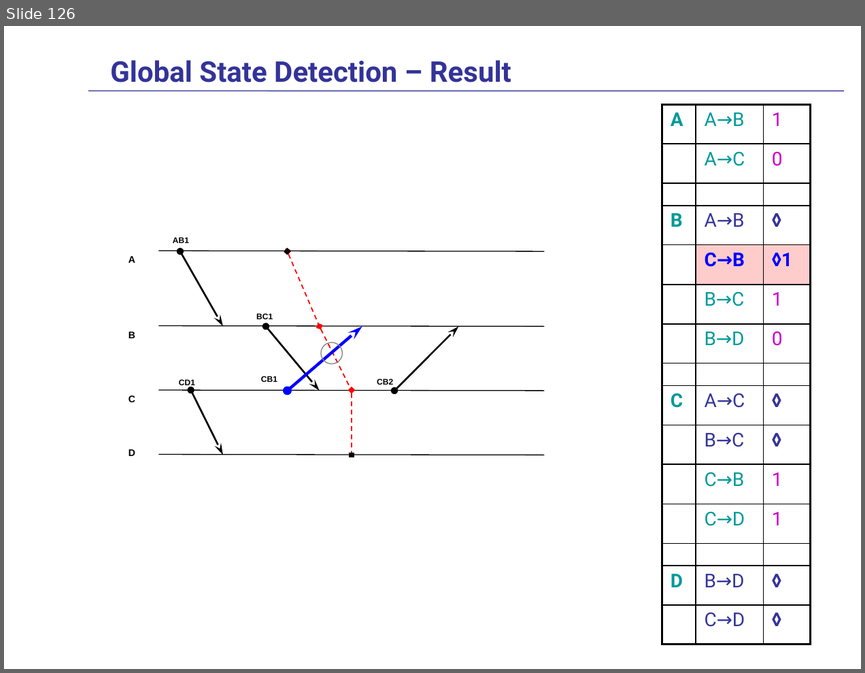
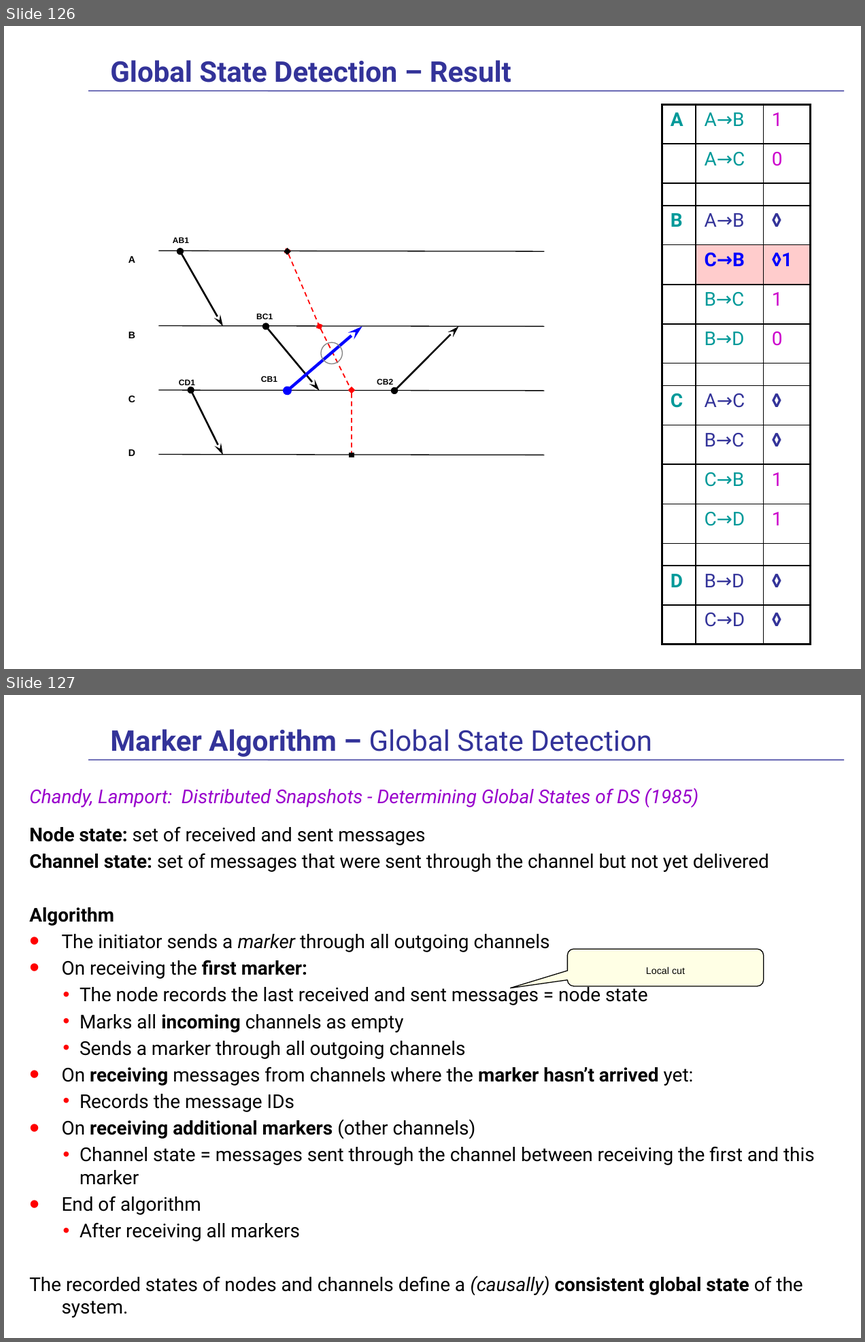
Before and after one commit to fan1x/fan1x.github.io, a slide deck: data/2025-26/pds/PDS-en.pptx. Shown one above the other, each under a label of ours: slide 126 before the commit, slides 126 and 127 after it. The pictures are 865x673 and 865x1342 pixels, drawn with LibreOffice and Linux fonts; fonts in the diff are those of the drawing. Boxes give left, top, right and bottom in pixels: in the first picture for what was removed or moved away, otherwise in the second. Text is boxed around its words. In the diff, an @@ line names an element or a change of style, - is before the commit and + after.

```diff
--- a/data/2025-26/pds/PDS-en.pptx
+++ b/data/2025-26/pds/PDS-en.pptx
@@ slide 127 added at (4, 695, 861, 1338), background #FFFFFF; not listed: 2 template elements that a slide beside it also shows @@
@@ title added at (110, 729, 652, 757), 24 pt, text #333399 @@
+Marker Algorithm – Global State Detection
@@ text added at (29, 787, 815, 1317), 16 pt, text #000000 @@
+Chandy, Lamport: Distributed Snapshots - Determining Global States of DS (1985)
+Node state: set of received and sent messages
+Channel state: set of messages that were sent through the channel but not yet delivered
+Algorithm
+• The initiator sends a marker through all outgoing channels
+• On receiving the first marker:
+  • The node records the last received and sent messages = node state
+  • Marks all incoming channels as empty
+  • Sends a marker through all outgoing channels
+• On receiving messages from channels where the marker hasn’t arrived yet:
+  • Records the message IDs
+• On receiving additional markers (other channels)
+  • Channel state = messages sent through the channel between receiving the first and this marker
+• End of algorithm
+  • After receiving all markers
+The recorded states of nodes and channels define a (causally) consistent global state of the system.
@@ rounded speech box added at (567, 949, 763, 985), fill #FFFFCC at 50% opacity, outline #000000 0.75 pt, 14 pt, text #000000 @@
+Local cut
```
Also in this commit, not shown: 10 slides changed, 1 other file.
